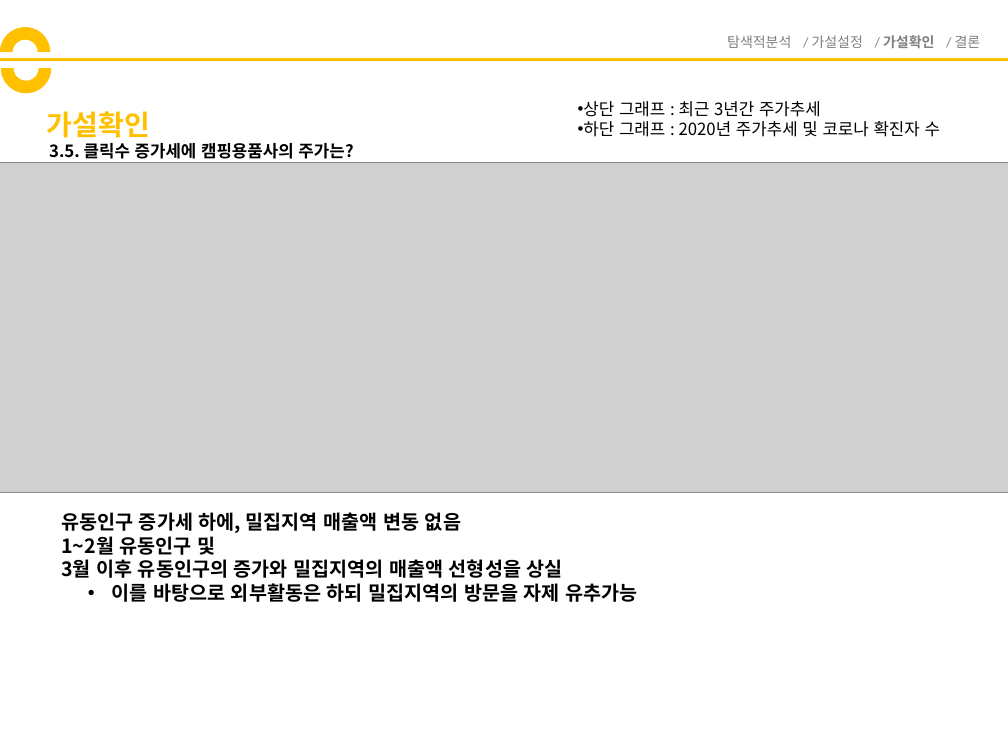
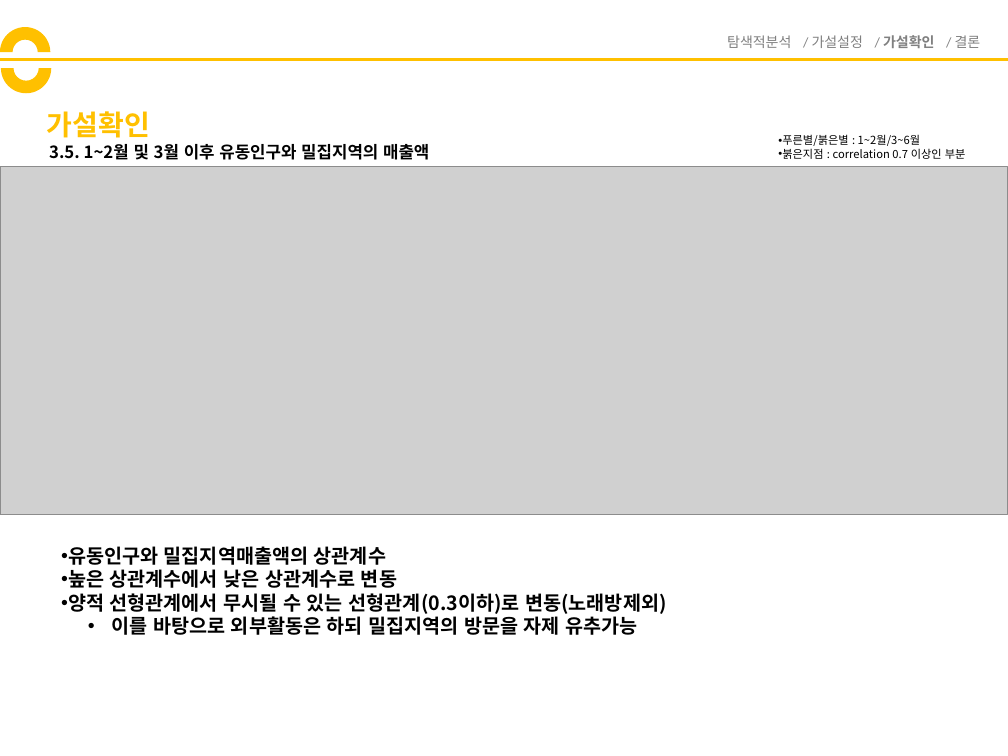
Before and after one commit to y0ngma/PostCorona, a slide deck: slide 5 of 가설확인.pptx. Drawn at 1008x756 pixels with LibreOffice and Linux fonts; fonts in the diff are those of the drawing; grey boxes stand for pictures. Boxes give left, top, right and bottom in pixels: in the first picture for what was removed or moved away, otherwise in the second. Text is boxed around its words. In the diff, an @@ line names an element or a change of style, - is before the commit and + after.

```diff
--- a/가설확인.pptx
+++ b/가설확인.pptx
@@ text at (49, 144, 429, 160): text changed @@
-3.5. 클릭수 증가세에 캠핑용품사의 주가는?
+3.5. 1~2월 및 3월 이후 유동인구와 밀집지역의 매출액
@@ text at (778, 134, 966, 159): text changed; size 12 to 8 pt @@
-• 상단 그래프 : 최근 3년간 주가추세
-• 하단 그래프 : 2020년 주가추세 및 코로나 확진자 수
+• 푸른별/붉은별 : 1~2월/3~6월
+• 붉은지점 : correlation 0.7 이상인 부분
@@ picture: place and size @@
-picture at (0, 163, 1008, 493)
+picture at (0, 166, 1008, 515)
@@ text "유동인구와 밀집지역매출액의 상관계수": place and size @@
-text "유동인구와 밀집지역매출액의 상관계수" at (61, 512, 637, 602)
+text "유동인구와 밀집지역매출액의 상관계수" at (68, 546, 666, 635)
@@ text at (68, 546, 666, 614): text changed @@
-유동인구 증가세 하에, 밀집지역 매출액 변동 없음
-1~2월 유동인구 및
-3월 이후 유동인구의 증가와 밀집지역의 매출액 선형성을 상실
+• 유동인구와 밀집지역매출액의 상관계수
+• 높은 상관계수에서 낮은 상관계수로 변동
+• 양적 선형관계에서 무시될 수 있는 선형관계(0.3이하)로 변동(노래방제외)
```
Also in this commit, not shown: 5 other slides changed, 1 slide added, 3 other files.
